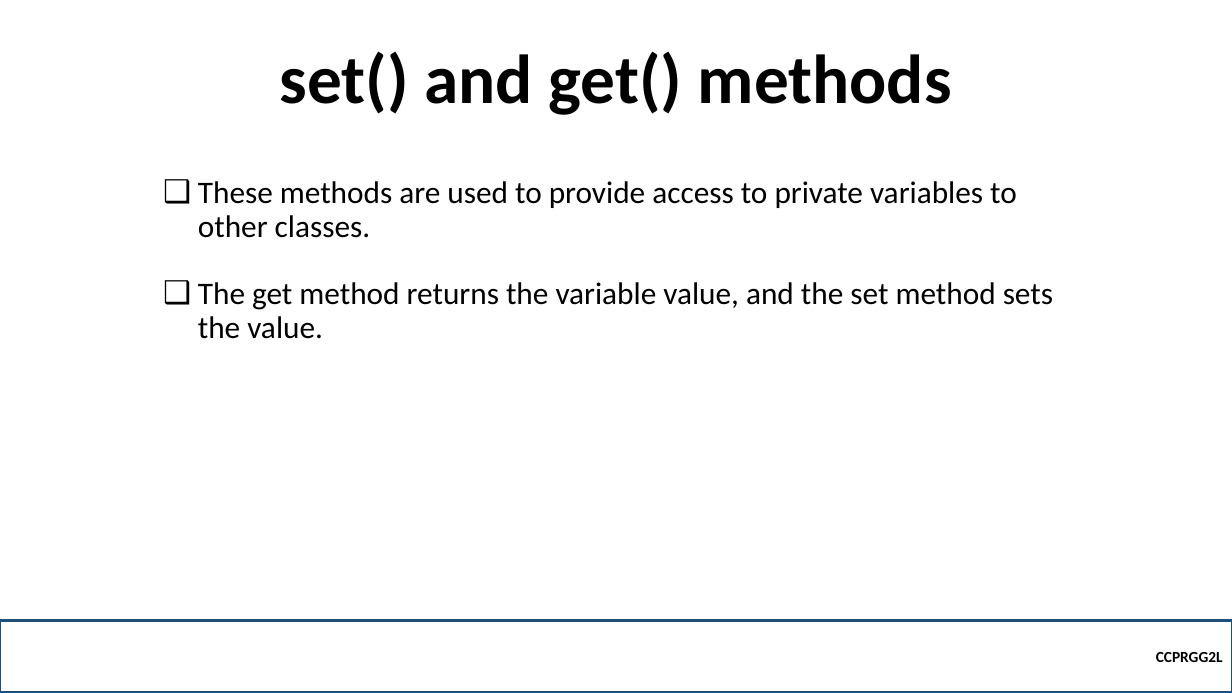
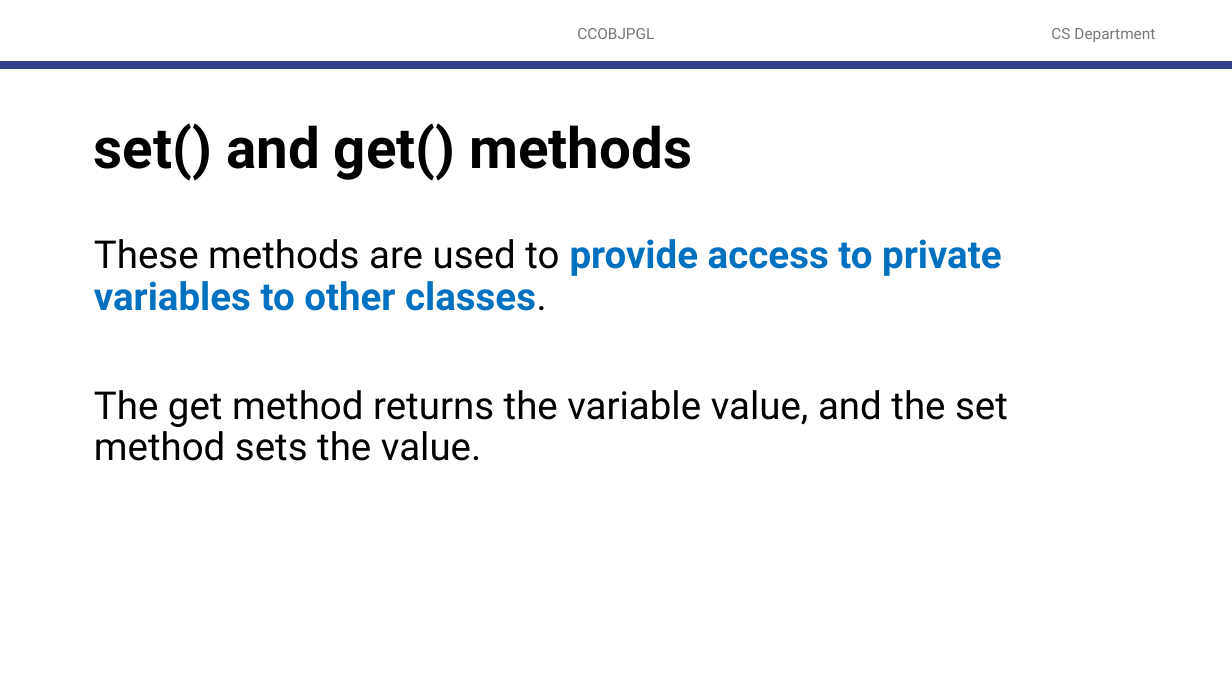
Before and after one commit to robitussin/CCOBJPGL, a slide deck: slide 11 of 2 - Encapsulation/Encapsulation.pptx (slide 5 before the commit). Drawn at 1232x693 pixels with LibreOffice and Linux fonts; fonts in the diff are those of the drawing; background and template pictures are left out. Boxes give left, top, right and bottom in pixels: in the first picture for what was removed or moved away, otherwise in the second. Text is boxed around its words. In the diff, an @@ line names an element or a change of style, - is before the commit and + after.

```diff
--- a/2 - Encapsulation/Encapsulation.pptx
+++ b/2 - Encapsulation/Encapsulation.pptx
@@ text added at box(577, 28, 654, 39), 12 pt, text #797979 @@
+CCOBJPGL
@@ text added at box(1051, 28, 1155, 42), 12 pt, text #797979 @@
+CS Department
@@ line added from (0, 65) to (1232, 65), #32418C 6 pt @@
@@ title "set() and get() methods": place and size @@
-title "set() and get() methods" at box(280, 51, 952, 115)
+title "set() and get() methods" at box(94, 123, 692, 181)
@@ title "set() and get() methods" at box(94, 123, 692, 181): size 54 to 44 pt, font Calibri to Roboto; alignment centre to left; vertical alignment bottom to middle @@
@@ text "These methods are used to ...": place and size @@
-text "These methods are used to ..." at box(198, 181, 1053, 339)
+text "These methods are used to ..." at box(94, 239, 1008, 461)
@@ text "These methods are used to ..." at box(94, 239, 1008, 461): size 24.4 to 30 pt, font Calibri to Roboto; text colour #000000 to #0070C0, bold on in "provide access to private variables to other ..."; bullet ❑ to none; more space between paragraphs; vertical alignment bottom to top @@
@@ rectangle removed at box(0, 620, 1232, 693) @@
-CCPRGG2L
```
Also in this commit, not shown: 4 other slides changed, 9 slides added, 1 slide removed, 1 other file.
